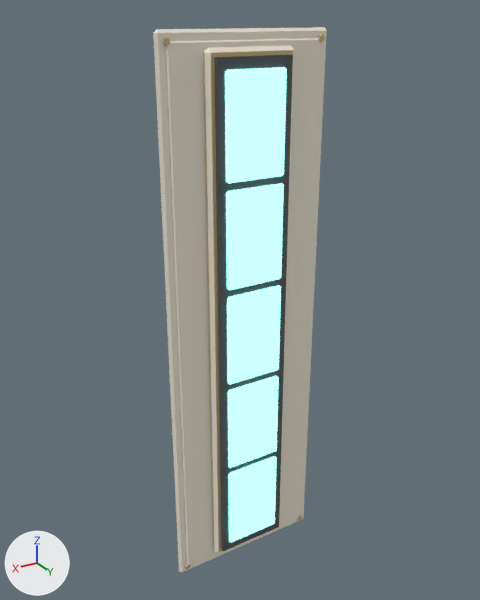
An edit to the FBX model Assets/_Project/Art/Models/Kit/Disp_Bar_1x3.fbx, drawn before and after from the same camera.
Rendered twice from a 50 mm lens placed at (1.78, 2.93, 1.64), pointed at (0.01, -0.02, 0.17). The axes (+X, +Y, +Z) are drawn at lower left. The lights are the same throughout. The first picture is the older version. Where no turn or scale is listed for an object, it has been applied to the vertices. Vertices at exactly the same position are counted once.

In view in the first picture: 'Disp_Bar_1x3', 'Seg0.002', 'Seg1.002', 'Seg2.002', 'Seg3.002', 'Seg4.002'.
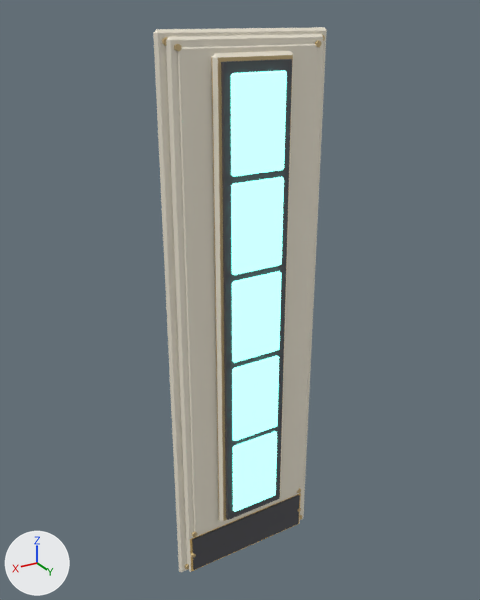
The change, as a list of edits to the scene's bpy script:
```text
Change me_seg3_011:
    remove me_seg3_011.from_pydata(...)  # 24 vertices, 26 faces; spans x -0.17..0.17, y -0.015..0.015, z -0.265..0.265
    add me_seg3_011.from_pydata(...)  # 24 vertices, 26 faces; spans x -0.154..0.154, y -0.014..0.014, z -0.24..0.24
    me_seg3_011 part 4: the whole mesh is scaled about its middle by 0.905
Change me_seg2_011:
    remove me_seg2_011.from_pydata(...)  # 24 vertices, 26 faces; spans x -0.17..0.17, y -0.015..0.015, z -0.265..0.265
    add me_seg2_011.from_pydata(...)  # 24 vertices, 26 faces; spans x -0.154..0.154, y -0.014..0.014, z -0.24..0.24
    me_seg2_011 part 3: the whole mesh is scaled about its middle by 0.905
Change me_seg0_011:
    remove me_seg0_011.from_pydata(...)  # 24 vertices, 26 faces; spans x -0.17..0.17, y -0.015..0.015, z -0.265..0.265
    add me_seg0_011.from_pydata(...)  # 24 vertices, 26 faces; spans x -0.154..0.154, y -0.014..0.014, z -0.24..0.24
    me_seg0_011 part 1: the whole mesh is scaled about its middle by 0.905
Change me_seg1_011:
    remove me_seg1_011.from_pydata(...)  # 24 vertices, 26 faces; spans x -0.17..0.17, y -0.015..0.015, z -0.265..0.265
    add me_seg1_011.from_pydata(...)  # 24 vertices, 26 faces; spans x -0.154..0.154, y -0.014..0.014, z -0.24..0.24
    me_seg1_011 part 12: the whole mesh is scaled about its middle by 0.905
Change me_disp_bar_1x3_001:
    used by ob_disp_bar_1x3; location = (0.0, 0.0, 0.0); rotation_euler = (1.571, 0.0, 0.0), in degrees (90, 0, 0)
    remove me_disp_bar_1x3_001.from_pydata(...)  # 120 vertices, 108 faces; spans x -0.48..0.48, y -1.58..1.58, z -0.11..0.0
    add me_disp_bar_1x3_001.from_pydata(...)  # 256 vertices, 224 faces; spans x -0.48..0.48, y -1.58..1.58, z -0.13..0.0
    me_disp_bar_1x3_001 part 5: a new loose piece, a box spanning x -0.19..0.19, y -1.201..1.441, z -0.13..-0.103, in mat_dark (dark grey #505055)
    me_disp_bar_1x3_001 part 6: the loose piece of 24 vertices spanning x -0.48..0.48, y -1.58..1.58, z -0.03..0.0 is copied, and the copy is scaled about its middle by 0.905, then moved by (0.0, 0.12, -0.03); it spans x -0.43..0.43, y -1.31..1.55, z -0.06..-0.03
    me_disp_bar_1x3_001 part 7: the loose piece of 16 vertices spanning x -0.43..0.43, y -1.53..1.53, z -0.04..-0.03 is copied, and the copy is scaled about its middle by 0.905, then moved by (0.0, 0.12, -0.03); it spans x -0.39..0.39, y -1.26..1.5, z -0.07..-0.06
    me_disp_bar_1x3_001 part 8: a new loose piece, a 6-sided cylinder along z spanning x 0.375..0.403, y 1.488..1.521, z -0.076..-0.058, in mat_metal (beige #ddc490)
    me_disp_bar_1x3_001 part 9: a new loose piece, a box spanning x -0.4..0.4, y -1.55..-1.31, z -0.065..-0.045, in mat_dark (dark grey #505055)
    me_disp_bar_1x3_001 part 10: a new loose piece of 16 vertices spanning x -0.43..0.43, y -1.57..-1.28, z -0.06..-0.03
    me_disp_bar_1x3_001 part 11: 31 vertices removed from x -0.25..0.25, y -1.5..1.5, z -0.11..-0.03; 23 vertices added at x -0.23..0.23, y -1.24..1.48, z -0.11..-0.06
    other edits to the shape of me_disp_bar_1x3_001 do not show in these pictures
    add me_disp_bar_1x3_001.materials.append(mat_trim)  # beige #e5bf76
Change me_seg4_011:
    remove me_seg4_011.from_pydata(...)  # 24 vertices, 26 faces; spans x -0.17..0.17, y -0.015..0.015, z -0.265..0.265
    add me_seg4_011.from_pydata(...)  # 24 vertices, 26 faces; spans x -0.154..0.154, y -0.014..0.014, z -0.24..0.24
    me_seg4_011 part 2: the whole mesh is scaled about its middle by 0.905
Change ob_seg3_002:
    ob_seg3_002.location: (0.0, 0.11, 0.57) -> (0.0, 0.135, 0.636)
Change ob_seg2_002:
    ob_seg2_002.location: (0.0, 0.11, 0.0) -> (0.0, 0.135, 0.12)
Change ob_seg0_002:
    ob_seg0_002.location: (0.0, 0.11, -1.14) -> (0.0, 0.135, -0.912)
Change ob_seg1_002:
    ob_seg1_002.location: (0.0, 0.11, -0.57) -> (0.0, 0.135, -0.396)
Change ob_seg4_002:
    ob_seg4_002.location: (0.0, 0.11, 1.14) -> (0.0, 0.135, 1.152)
```

Boxes (x1, y1, x2, y2) around the edits, measured in the pictures (480 x 600 px; the box of a moved part takes in the faces that stretch with it):
'Seg4.002', moved, rescaled (10% narrower, 9% shorter)
    before: (225, 67, 287, 183)
    after: (231, 71, 287, 177)
'Seg3.002', moved, rescaled (8% narrower, 8% shorter)
    before: (226, 183, 284, 290)
    after: (231, 177, 284, 275)
'Seg2.002', moved, rescaled (9% narrower, 7% shorter)
    before: (227, 285, 281, 384)
    after: (232, 271, 281, 363)
'Seg1.002', moved, rescaled (8% narrower, 6% shorter)
    before: (228, 376, 279, 468)
    after: (232, 355, 279, 441)
'Seg0.002', moved, rescaled (10% narrower)
    before: (228, 456, 277, 542)
    after: (233, 431, 277, 512)
part 5 of me_disp_bar_1x3_001, added
    after: (221, 59, 292, 520)
part 6 of me_disp_bar_1x3_001, added
    after: (166, 34, 323, 540)
part 7 of me_disp_bar_1x3_001, added (pale yellow)
    after: (178, 44, 318, 532)
part 8 of me_disp_bar_1x3_001, added
    after: (174, 44, 181, 52)
part 9 of me_disp_bar_1x3_001, added
    after: (192, 495, 300, 570)
part 10 of me_disp_bar_1x3_001, added
    after: (188, 493, 301, 572)
part 11 of me_disp_bar_1x3_001, moved or reshaped
    before: (204, 46, 294, 553)
    after: (211, 51, 294, 522)
